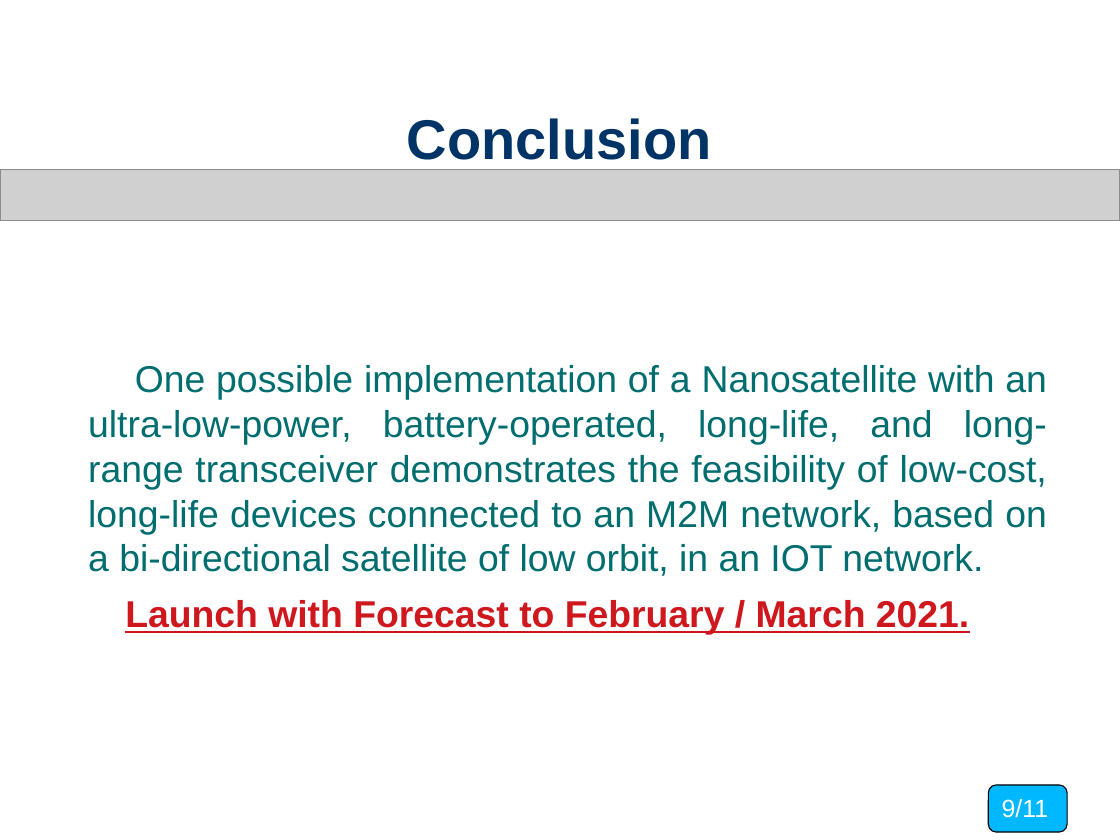
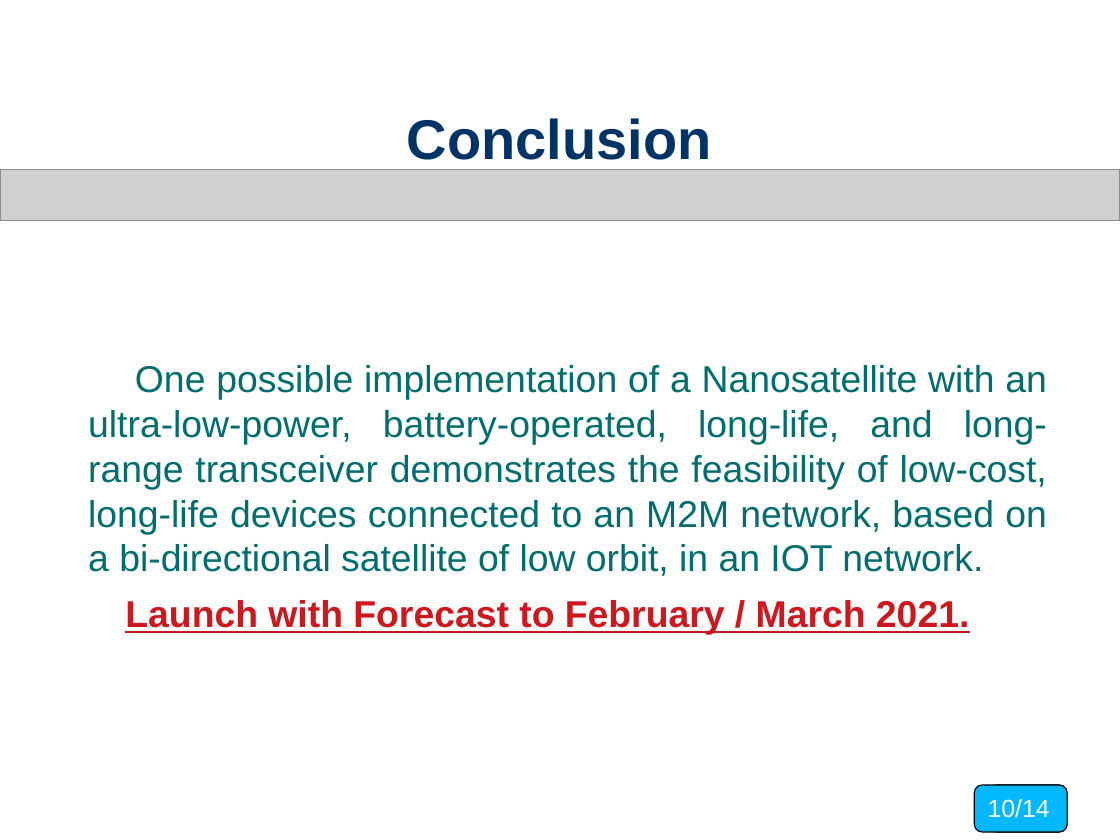
Before and after one commit to splash2018/MITnanoSAT, a slide deck: slide 10 of ADEF-I_MIT.ppt. Drawn at 1120x840 pixels with LibreOffice and Linux fonts; fonts in the diff are those of the drawing; grey boxes stand for pictures. Boxes give left, top, right and bottom in pixels: in the first picture for what was removed or moved away, otherwise in the second. Text is boxed around its words. In the diff, an @@ line names an element or a change of style, - is before the commit and + after.

```diff
--- a/ADEF-I_MIT.ppt
+++ b/ADEF-I_MIT.ppt
@@ rounded rectangle added at [974,785,1067,832], fill #00B8FF, outline #000000 0.74 pt, 16 pt, text #FFFFFF @@
+10/14
@@ text in rounded rectangle at [1002,799,1048,818]: text changed @@
-9/11
+8/11
```
Also in this commit, not shown: 12 other slides changed, 1 other file.
